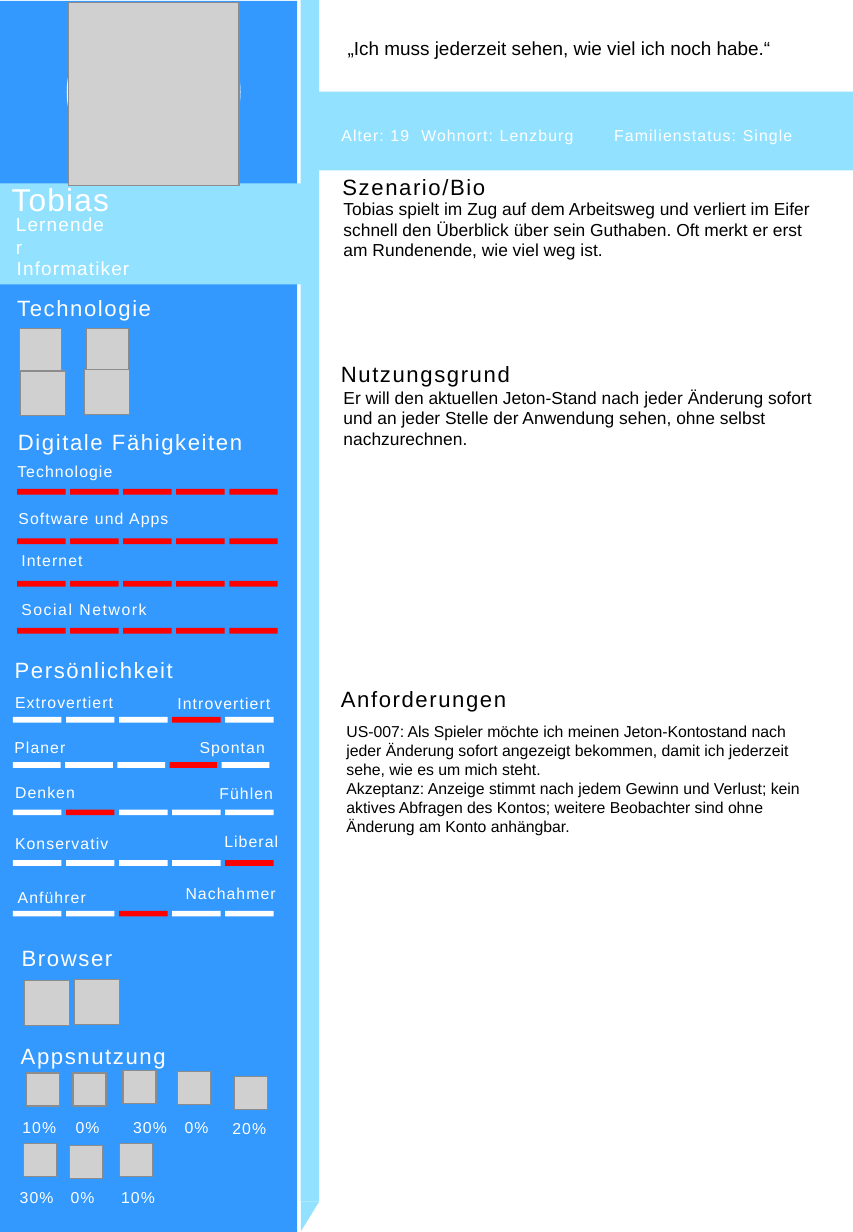
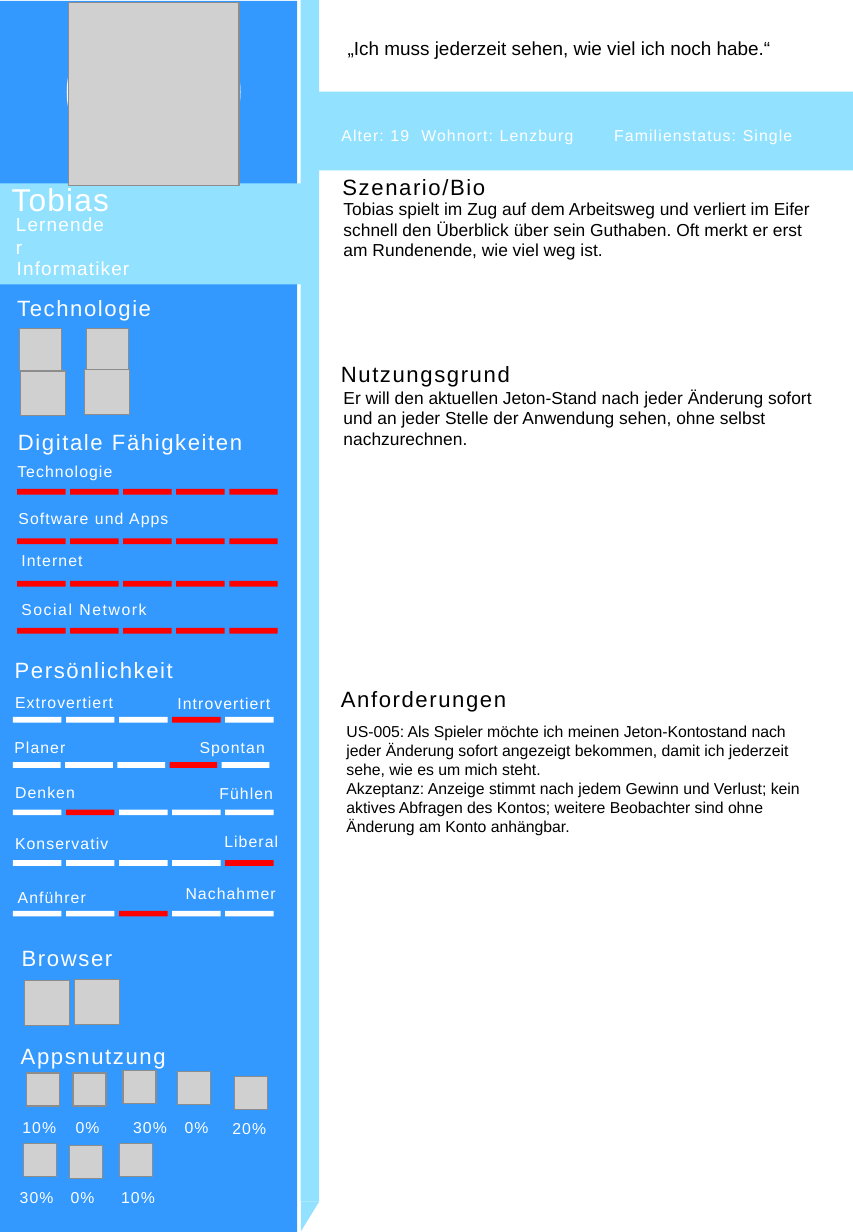
Before and after one commit to lllouiss/lbm426, a slide deck: slide 5 of LB_426_Personas.pptx. Drawn at 853x1232 pixels with LibreOffice and Linux fonts; fonts in the diff are those of the drawing; grey boxes stand for pictures. Boxes give left, top, right and bottom in pixels: in the first picture for what was removed or moved away, otherwise in the second. Text is boxed around its words. In the diff, an @@ line names an element or a change of style, - is before the commit and + after.

```diff
--- a/LB_426_Personas.pptx
+++ b/LB_426_Personas.pptx
@@ text at <box>346,725,800,836</box>: text changed @@
-US-007: Als Spieler möchte ich meinen Jeton-Kontostand nach jeder Änderung sofort angezeigt bekommen, damit ich jederzeit sehe, wie es um mich steht.
-Akzeptanz: Anzeige stimmt nach jedem Gewinn und Verlust; kein aktives Abfragen des Kontos; weitere Beobachter sind ohne Änderung am Konto anhängbar.
+US-005: Als Spieler möchte ich meinen Jeton-Kontostand nach jeder Änderung sofort angezeigt bekommen, damit ich jederzeit sehe, wie es um mich steht.
+Akzeptanz: Anzeige stimmt nach jedem Gewinn und Verlust; kein aktives Abfragen des Kontos; weitere Beobachter sind ohne Änderung am Konto anhängbar.
```
Also in this commit, not shown: 2 other slides changed.
